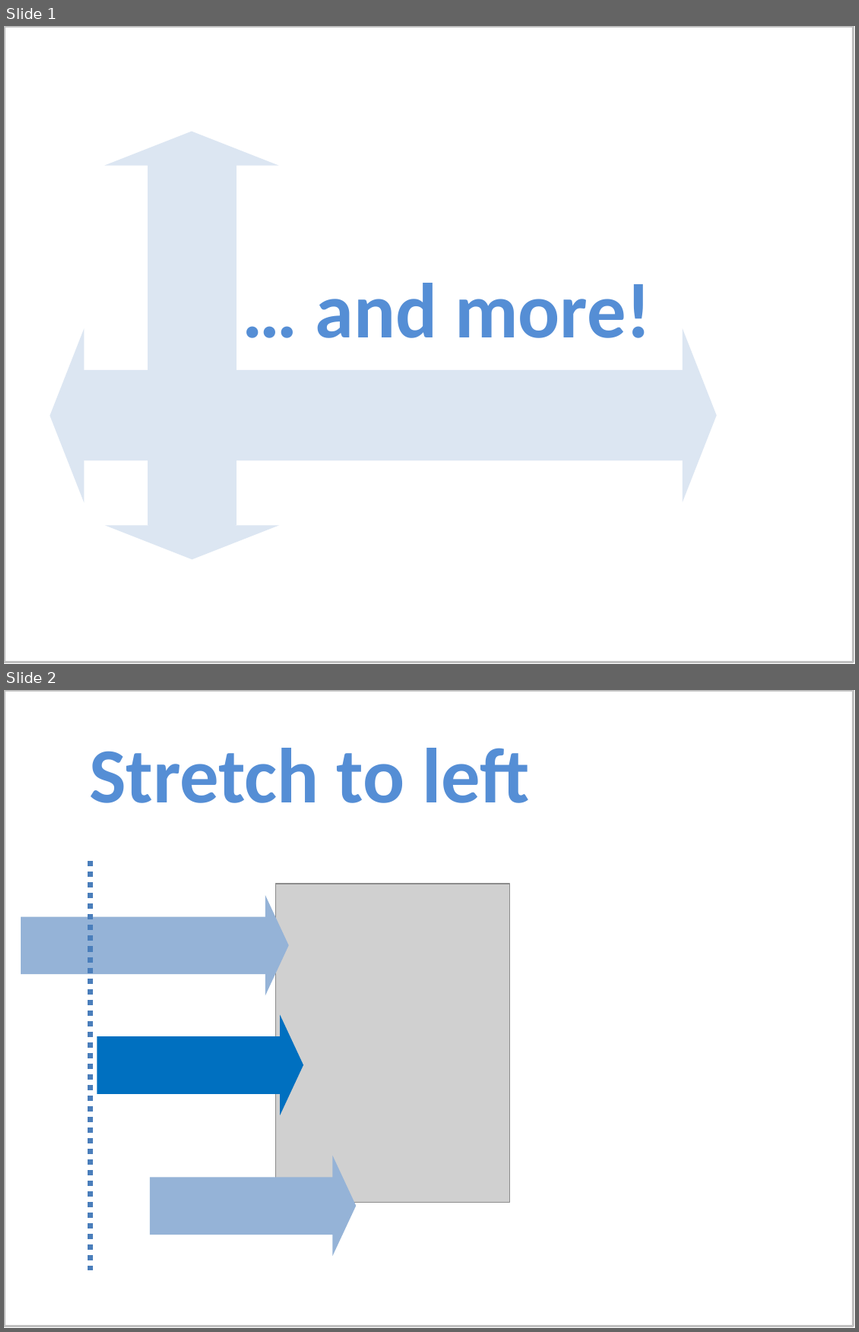
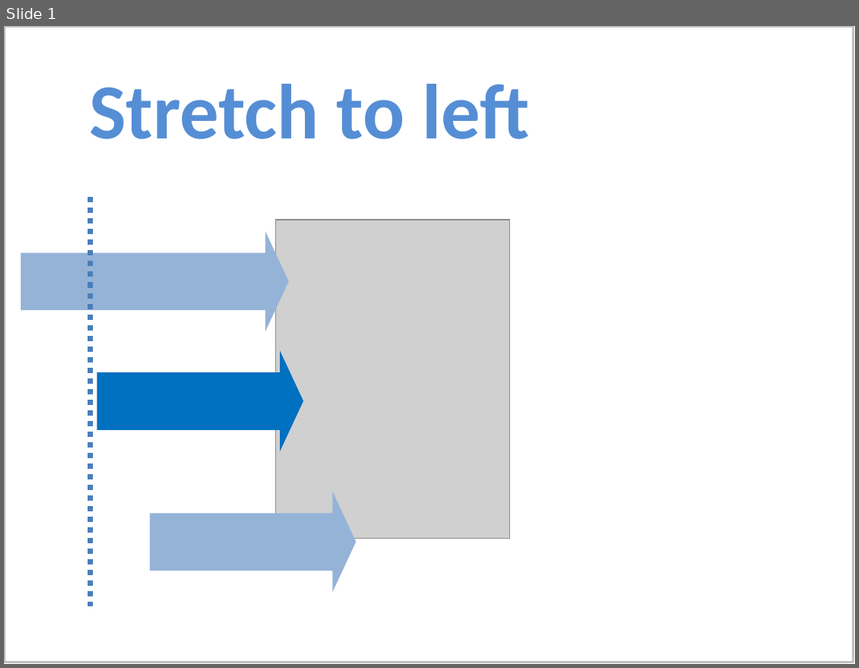
Before and after one commit to PowerPointLabs/PowerPointLabs, a slide deck: doc/ResizeLab gif.pptx. Shown one above the other, each under a label of ours: slides 1 and 2 before the commit, slide 1 after it. The pictures are 859x1332 and 859x668 pixels, drawn with LibreOffice and Linux fonts; fonts in the diff are those of the drawing; grey boxes stand for pictures. Boxes give left, top, right and bottom in pixels: in the first picture for what was removed or moved away, otherwise in the second. Text is boxed around its words. In the diff, an @@ line names an element or a change of style, - is before the commit and + after.

```diff
--- a/doc/ResizeLab gif.pptx
+++ b/doc/ResizeLab gif.pptx
@@ slide 1 removed at box(4, 26, 855, 664), background #FFFFFF; not listed: 1 template element that a slide beside it also shows @@
@@ down arrow removed at box(104, 132, 279, 199) @@
@@ rectangle removed at box(148, 158, 237, 525) @@
@@ text removed at box(315, 283, 652, 338) @@
-… and more!
@@ down arrow removed at box(50, 328, 119, 503) @@
@@ down arrow removed at box(648, 328, 717, 503) @@
@@ rectangle removed at box(84, 370, 685, 461) @@
@@ down arrow removed at box(105, 492, 280, 560) @@
@@ what was slide 2 is now slide 1 @@
```
Also in this commit, not shown: 7 other files.
